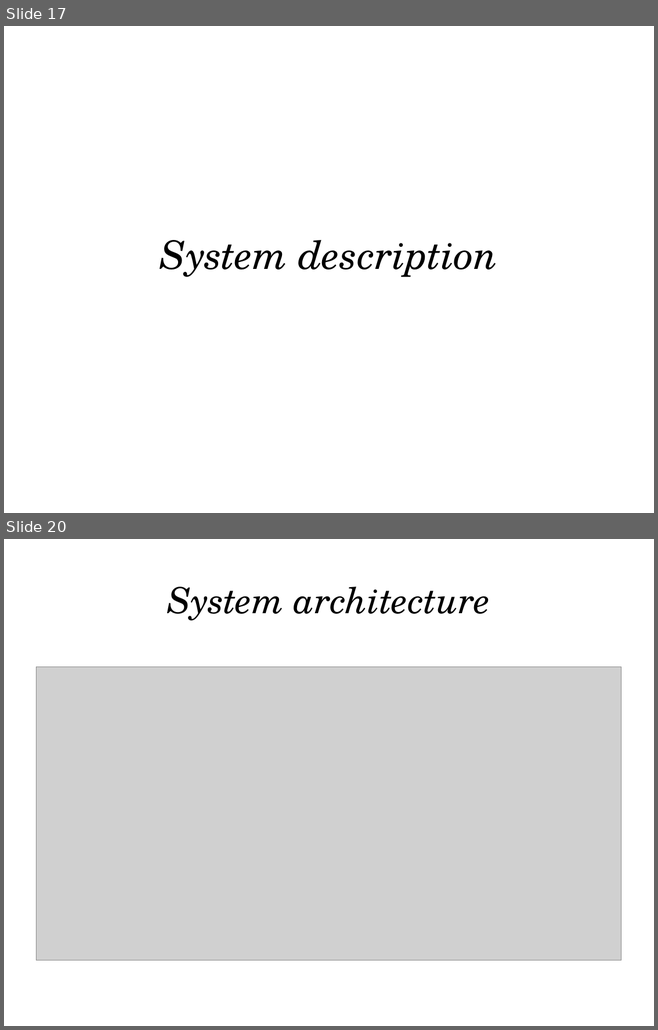
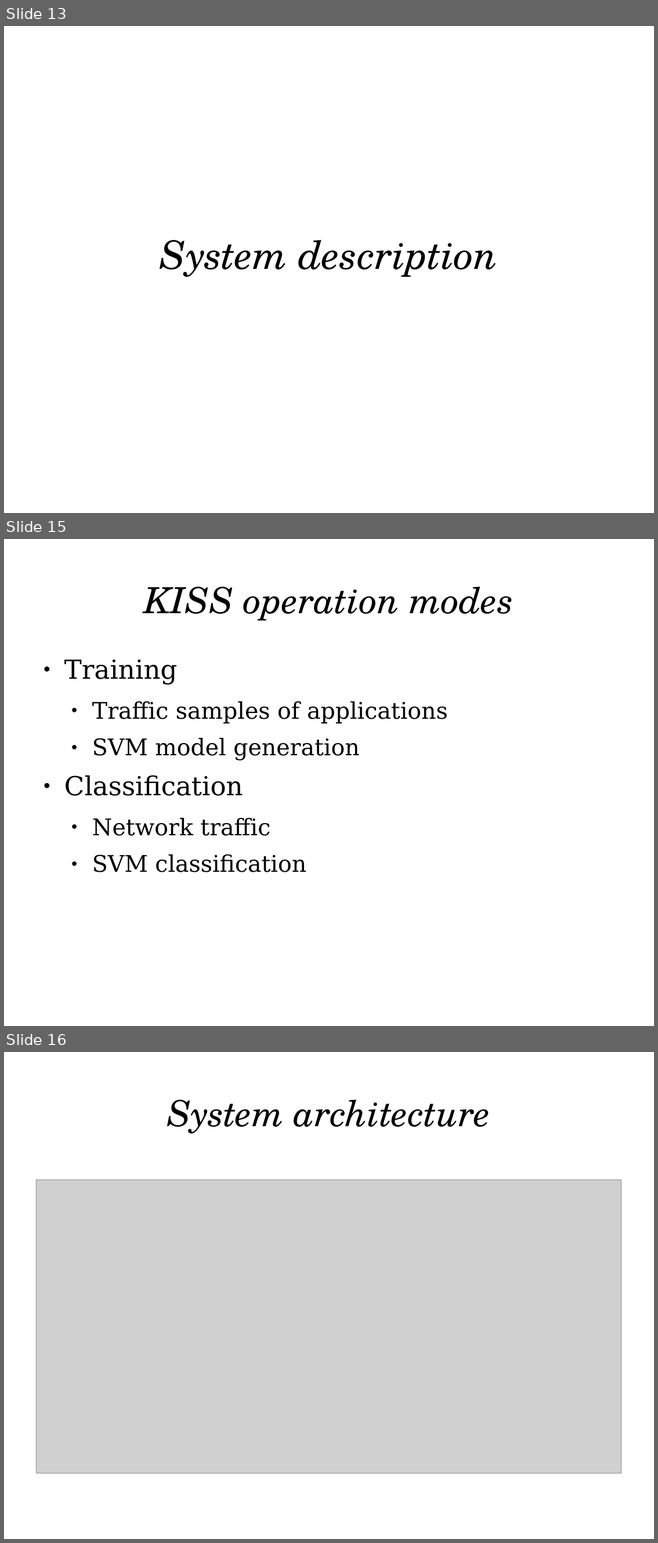
Before and after one commit to pforemski/pjf-msc, a slide deck: polsl/final-exam.odp. Shown one above the other, each under a label of ours: slides 17 and 20 before the commit, slides 13, 15 and 16 after it; the slides between them are not shown. The pictures are 658x1030 and 658x1543 pixels, drawn with LibreOffice and Linux fonts; fonts in the diff are those of the drawing; grey boxes stand for pictures. Boxes give left, top, right and bottom in pixels: in the first picture for what was removed or moved away, otherwise in the second. Text is boxed around its words. In the diff, an @@ line names an element or a change of style, - is before the commit and + after.

```diff
--- a/polsl/final-exam.odp
+++ b/polsl/final-exam.odp
@@ slide 15 added at [4,539,654,1026], background #FFFFFF @@
@@ title added at [144,587,513,621], 44 pt, text #000000, italic @@
+KISS operation modes
@@ text added at [64,659,448,873], 28 pt, text #000000 @@
+● Training
+  ● Traffic samples of applications
+  ● SVM model generation
+● Classification
+  ● Network traffic
+  ● SVM classification
@@ what was slide 17 is now slide 13 @@
@@ what was slide 20 is now slide 16 @@
```
Also in this commit, not shown: 7 slides changed, 4 slides removed.
